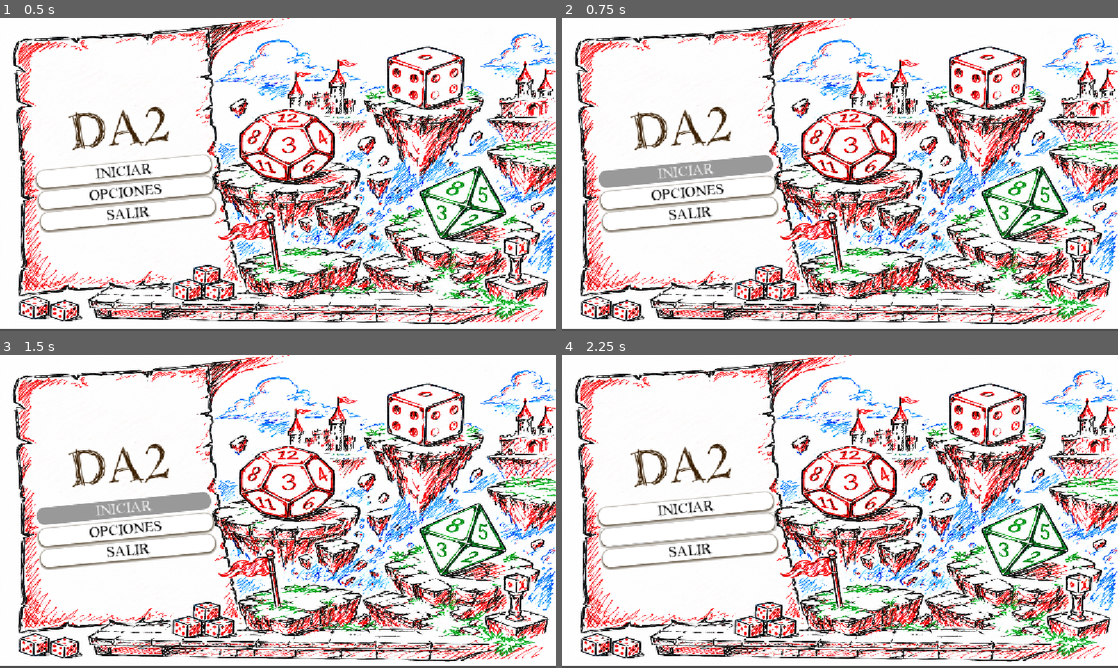
Above: before the commit, frames 1-4 (two rows, left to right).
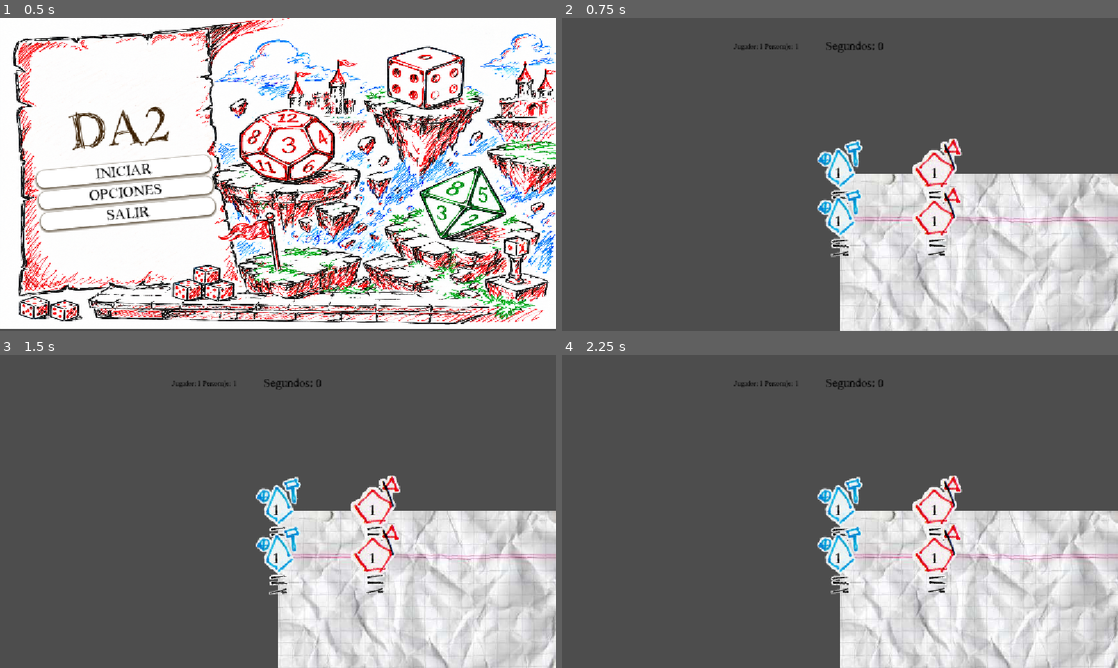
Above: after the commit, the same moments.

Repository: Pablo7776/Motores_Graficos
Game: Godot game, scene res://Escenas/menu_principal.tscn
Two runs of this game, one before a commit and one after it. Both use one fixed random seed, a clock stepped at 60 frames per second and the inputs below. The engine's default icon, where the game draws it, is replaced by a stand-in: a white triangle on a blue panel in a dark square.
Inputs (mouse positions are in pixels of both pictures, inside the frame that each line leads up to):
- Up to frame 1 (0.5 s): no input
- Up to frame 2 (0.75 s): click "INICIAR" at 0.5 s
- Up to frame 3 (1.5 s): click (122, 508) at 1.25 s, where only the run before the commit has a clickable "INICIAR"
- Up to frame 4 (2.25 s): move the mouse to (962, 495) at 2.02 s; hold Right (mover_derecha) from 2.03 s (still down); click (962, 495) at 2.1 s

Frame 1 is identical in both runs. In frame 2, 93% of the frame differs, in the area x 0-100%, y 0-100%; in frame 3, 93%; in frame 4, 93%.
Error before the commit: Parse Error: Identifier "MusicManager" not declared in the current scope. (res://Escenas/MenuScripts/menu_principal.gd:47)

Commit message:
fix MusicManager
se agregó MusicManager como autoload

Diff:
--- a/da-2-zafarrancho/project.godot
+++ b/da-2-zafarrancho/project.godot
@@ -22,6 +22,7 @@
 [autoload]
 
 AudioManager="*uid://bo8ff2bm72h8s"
+MusicManager="*uid://dt3e6wkui2x4f"
 
 [display]
 
